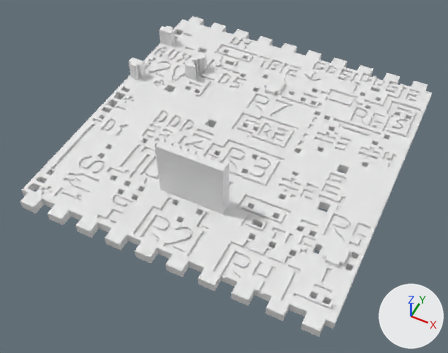
Before and after pictures for a commit that changed the Blender file garbage-amp/pcb.blend.
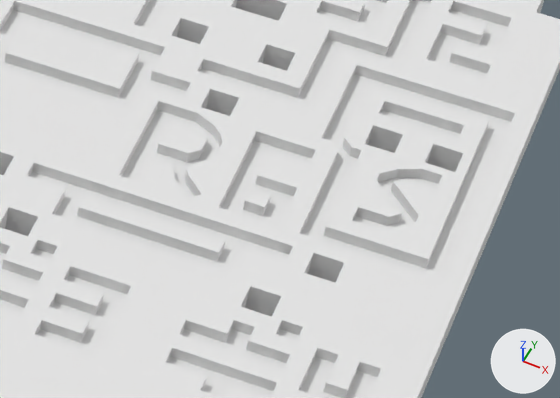
Old and new are each drawn whole from a 50 mm camera at (47.6, -105.7, 117.1) aimed at (0.6, -11.6, -0.5) and again close up on the part from 73% to 96% of the width and 25% to 45% of the height. Arrows for +X, +Y and +Z are at lower right; the lights stay in place.

Before the edit, the objects in view are built like this:
```python
me_grid = bpy.data.meshes.new('Grid')
me_grid.from_pydata(...)  # 20354 vertices, 18358 faces; spans x -40.1..39.9, y -43.0..43.0, z -1.0..28.0
ob_grid = bpy.data.objects.new('Grid', me_grid)
ob_grid.location = (0.1, 0.02, 0.89)
ob_grid.scale = (1.0, 1.0, 0.6)
```
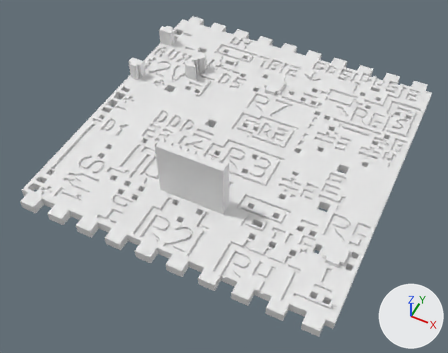
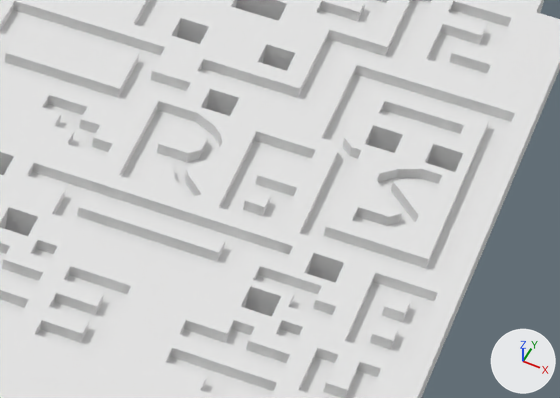
Commit message: pcb.blend: Added marking for R8

What the commit changed:
me_grid is used by ob_grid; location (0.1, 0.02, 0.89); scale (1.0, 1.0, 0.6).
me_grid had 20354 vertices, 18358 faces and spanned x -40.1..39.9, y -43.0..43.0, z -1.0..28.0.
me_grid now has 20404 vertices, 18408 faces and spans x -40.1..39.9, y -43.0..43.0, z -1.0..28.0.
Part 1, on me_grid:
24 faces are deleted.
50 new vertices lie (0.0, 0.0, -1.0) away from vertices in x 17.9..38.9, y 13.0..23.0, z 3.0.
74 new faces join them.

Changed parts and their boxes (x1, y1, x2, y2) in the close-ups (560 x 398 px):
part 1 of me_grid, built on
    both: (42, 95, 438, 362)
